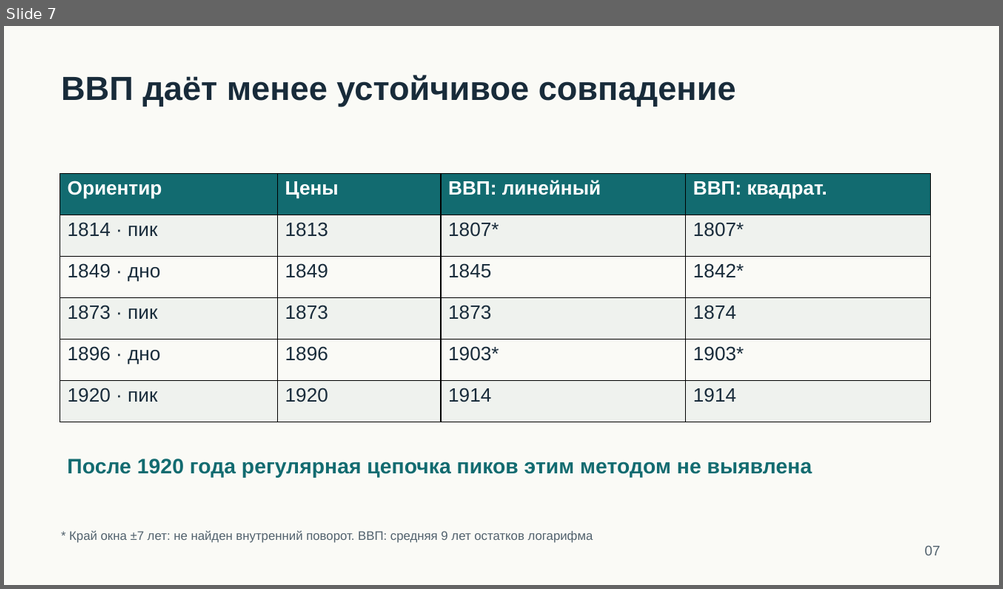
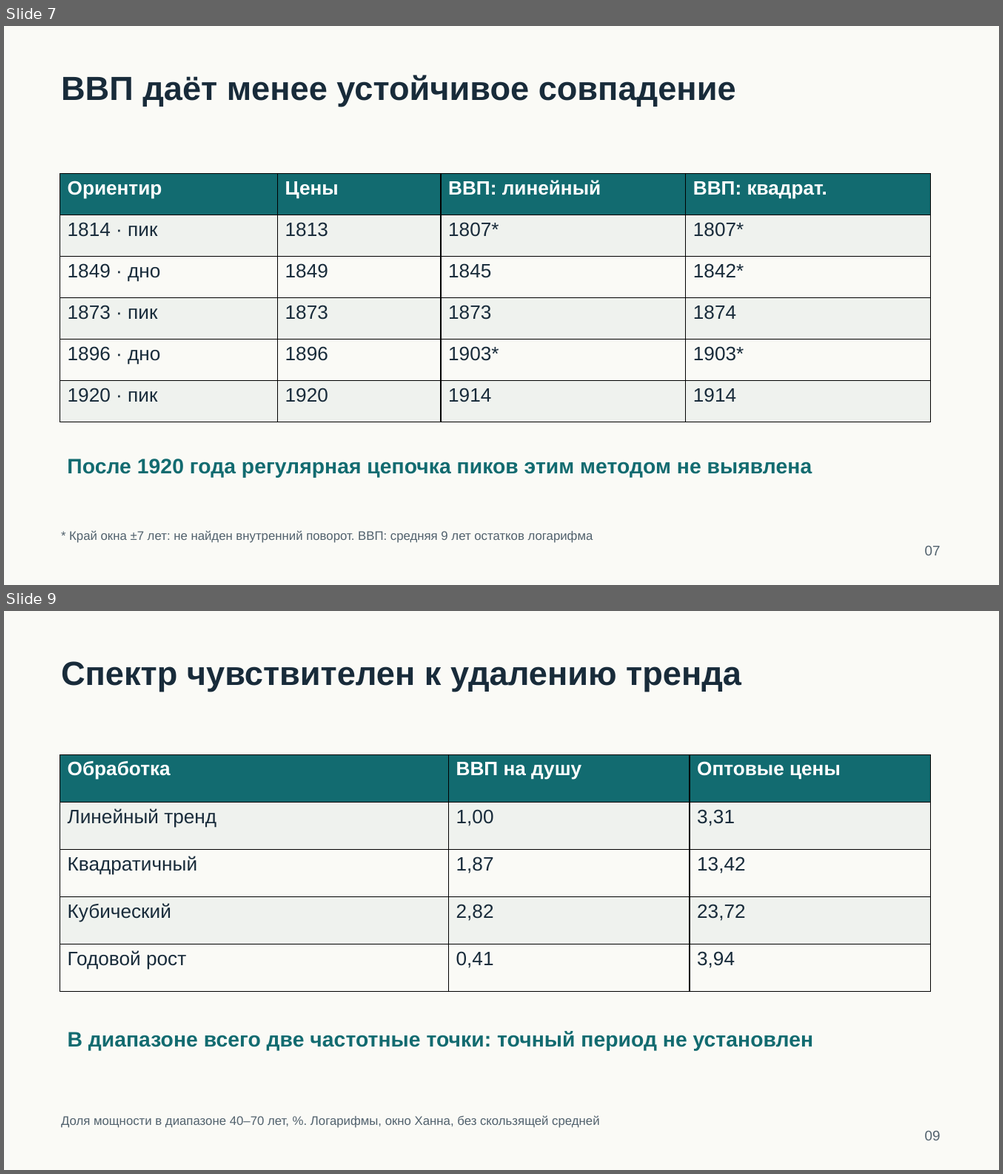
Before and after one commit to akino-tech/forecast-key-rate-2026, a slide deck: assignments/02-kondratiev/slides.pptx. Shown one above the other, each under a label of ours: slide 7 before the commit, slides 7 and 9 after it; the slides between them are not shown. The pictures are 1003x589 and 1003x1174 pixels, drawn with LibreOffice and Linux fonts; fonts in the diff are those of the drawing. Boxes give left, top, right and bottom in pixels: in the first picture for what was removed or moved away, otherwise in the second. Text is boxed around its words. In the diff, an @@ line names an element or a change of style, - is before the commit and + after.

```diff
--- a/assignments/02-kondratiev/slides.pptx
+++ b/assignments/02-kondratiev/slides.pptx
@@ slide 9 added at (4, 611, 999, 1170), background #FAFAF6 @@
@@ text added at (61, 661, 741, 692), 32.2 pt, text #182B3A, bold @@
+Спектр чувствителен к удалению тренда
@@ table added at (60, 755, 930, 992), 5 rows, 3 columns @@
+Обработка | ВВП на душу | Оптовые цены
+Линейный тренд | 1,00 | 3,31
+Квадратичный | 1,87 | 13,42
+Кубический | 2,82 | 23,72
+Годовой рост | 0,41 | 3,94
@@ text added at (68, 1031, 814, 1051), 20.2 pt, text #126B70, bold @@
+В диапазоне всего две частотные точки: точный период не установлен
@@ text added at (61, 1116, 599, 1128), 12 pt, text #51616D @@
+Доля мощности в диапазоне 40–70 лет, %. Логарифмы, окно Ханна, без скользящей средней
@@ text added at (925, 1131, 940, 1141), 13.5 pt, text #51616D @@
+09
```
Also in this commit, not shown: 4 slides changed, 2 other slides added, 27 other files.
